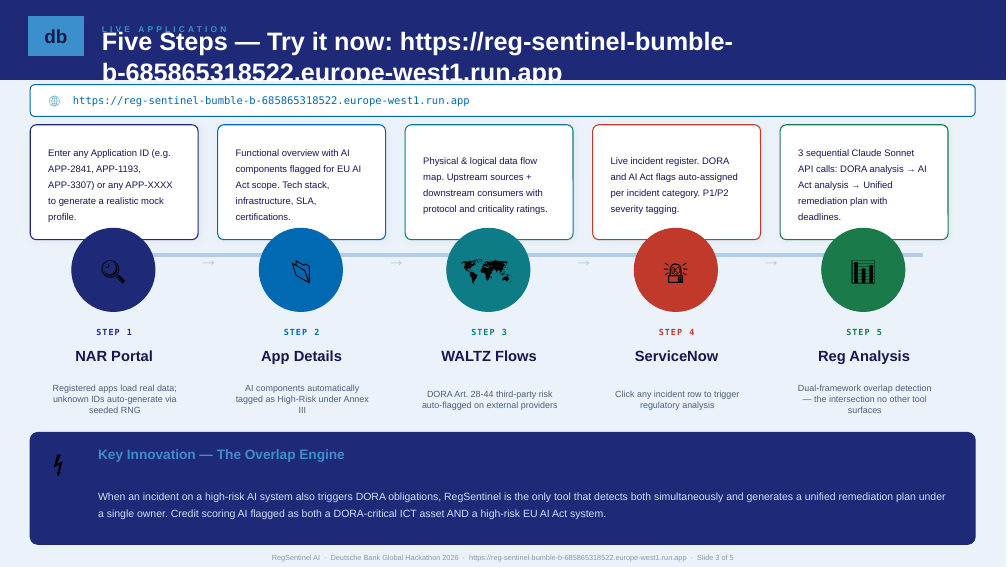
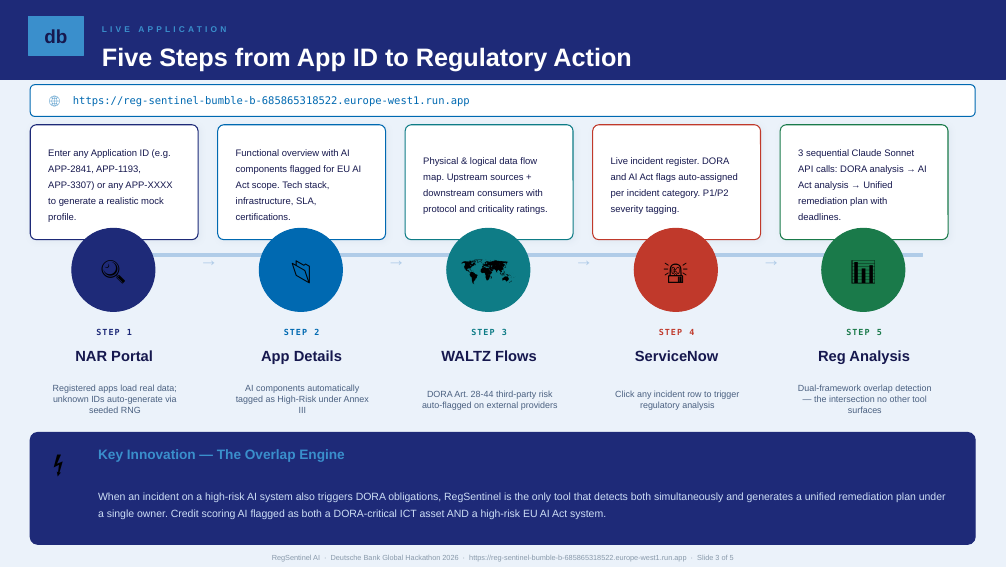
Before and after one commit to nparchure-art/regsentinel-ai, a slide deck: slide 3 of RegSentinel_5Slides.pptx. Drawn at 1008x567 pixels with LibreOffice and Linux fonts; fonts in the diff are those of the drawing. Boxes give left, top, right and bottom in pixels: in the first picture for what was removed or moved away, otherwise in the second. Text is boxed around its words. In the diff, an @@ line names an element or a change of style, - is before the commit and + after.

```diff
--- a/RegSentinel_5Slides.pptx
+++ b/RegSentinel_5Slides.pptx
@@ text at (x1=102, y1=47, x2=631, y2=71): text changed @@
-Five Steps — Try it now: https://reg-sentinel-bumble-b-685865318522.europe-west1.run.app
+Five Steps from App ID to Regulatory Action
```
Also in this commit, not shown: 1 other slide changed.
